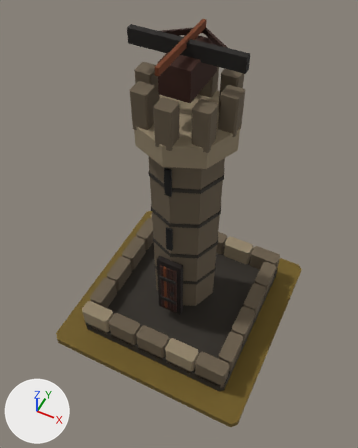
Two versions of the glTF model art/ballista_t1/ballista_t1.glb, one commit apart.
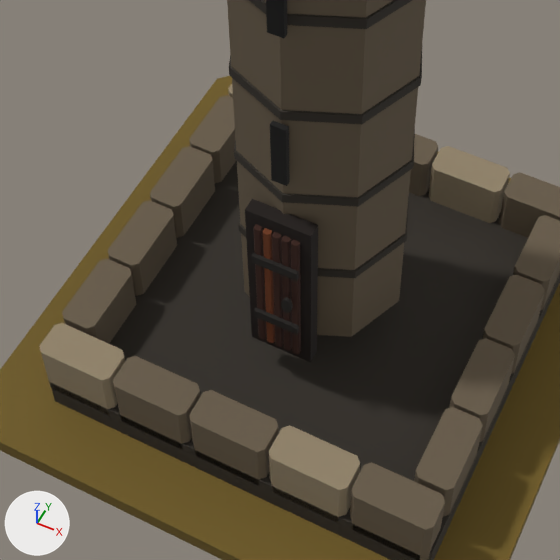
Old and new are each drawn whole from a 50 mm lens placed at (0.821, -1.736, 2.99), pointed at (-0.003, -0.088, 0.93) and again close up on the part from 19% to 76% of the width and 41% to 86% of the height. The lights are fixed; the arrows at lower left show +X, +Y and +Z. The older version's two pictures come first.

Before the edit, the objects in view are built like this:
```python
me_mmr___ballista___t01_architecture_mesh_001 = bpy.data.meshes.new('MMR | ballista | T01 Architecture Mesh.001')
me_mmr___ballista___t01_architecture_mesh_001.from_pydata(...)  # 708 vertices, 1220 faces; spans x -0.5..0.5, y -0.5..0.5, z 0.0..1.95
me_mmr___ballista___t01_architecture_mesh_001.materials.append(mat_mmr___shared_palette_atlas)  # picture img_mmr_shared_color_palette_64
me_mmr___ballista___tier_01_ground_mesh_001 = bpy.data.meshes.new('MMR | ballista | Tier 01 Ground Mesh.001')
me_mmr___ballista___tier_01_ground_mesh_001.from_pydata(...)  # 16 vertices, 28 faces; spans x -0.65..0.65, y -0.65..0.65, z -0.05..0.0
me_mmr___ballista___tier_01_ground_mesh_001.materials.append(mat_mmr___shared_palette_atlas)  # picture img_mmr_shared_color_palette_64
ob_mmr___ballista___t01_architecture_001 = bpy.data.objects.new('MMR | ballista | T01 Architecture.001', me_mmr___ballista___t01_architecture_mesh_001)
ob_mmr___ballista___t01_architecture_001.location = (0.0, 0.0, 0.05)
ob_mmr___ballista___tier_01_ground_001 = bpy.data.objects.new('MMR | ballista | Tier 01 Ground.001', me_mmr___ballista___tier_01_ground_mesh_001)
ob_mmr___ballista___tier_01_ground_001.location = (0.0, 0.0, 0.05)
```
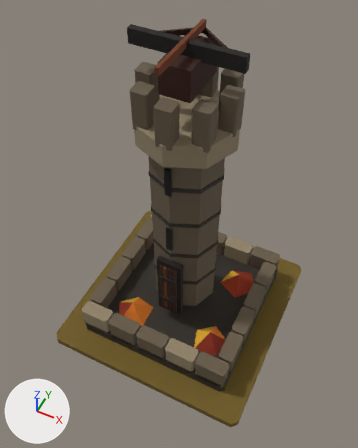
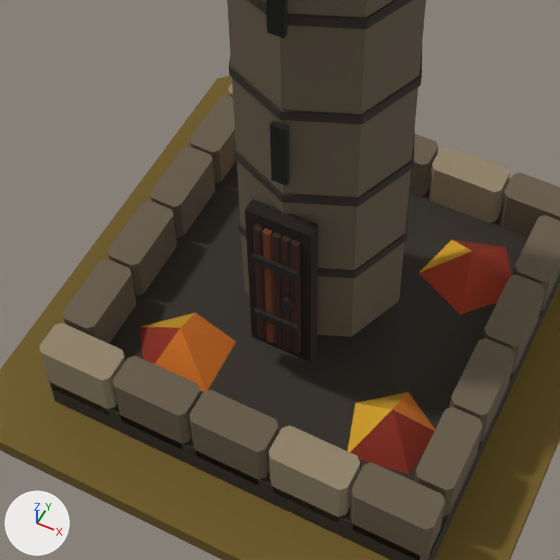
Changed parts and their boxes (x1, y1, x2, y2) in the close-ups (560 x 560 px):
'MMR | ballista | T01 Autumn Dressing.001', added (red): after (140, 240, 511, 474)

The change, as a diff of the scene's bpy script:
```diff
--- a/art/ballista_t1/ballista_t1.glb.py
+++ b/art/ballista_t1/ballista_t1.glb.py
@@ me_mmr___ballista___t01_autumn_dressing_001 @@
+me_mmr___ballista___t01_autumn_dressing_001.from_pydata(...)  # 24 vertices, 20 faces; spans x -0.375..0.43, y -0.393..0.433, z 0.085..0.185
+me_mmr___ballista___t01_autumn_dressing_001.materials.append(mat_mmr___shared_palette_atlas)  # picture img_mmr_shared_color_palette_64
@@ ob_mmr___ballista___t01_autumn_dressing_001 @@
+ob_mmr___ballista___t01_autumn_dressing_001 = bpy.data.objects.new('MMR | ballista | T01 Autumn Dressing.001', me_mmr___ballista___t01_autumn_dressing_001)
+ob_mmr___ballista___t01_autumn_dressing_001.location = (0.0, 0.0, 0.05)
```
